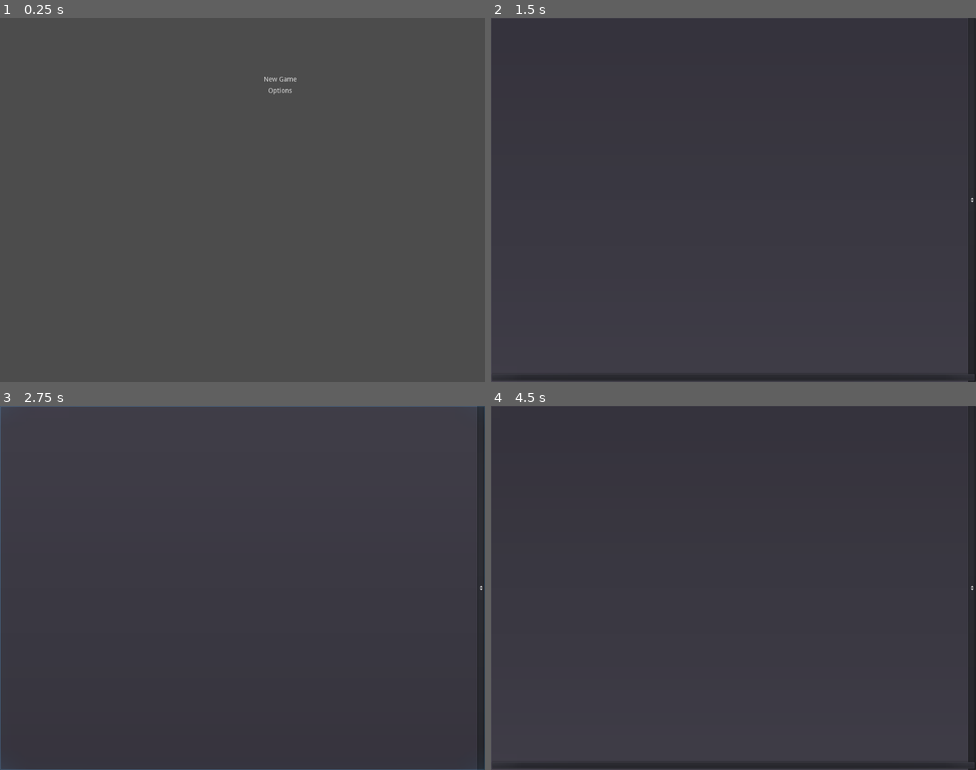
Above: before the commit, frames 1-4 (two rows, left to right).
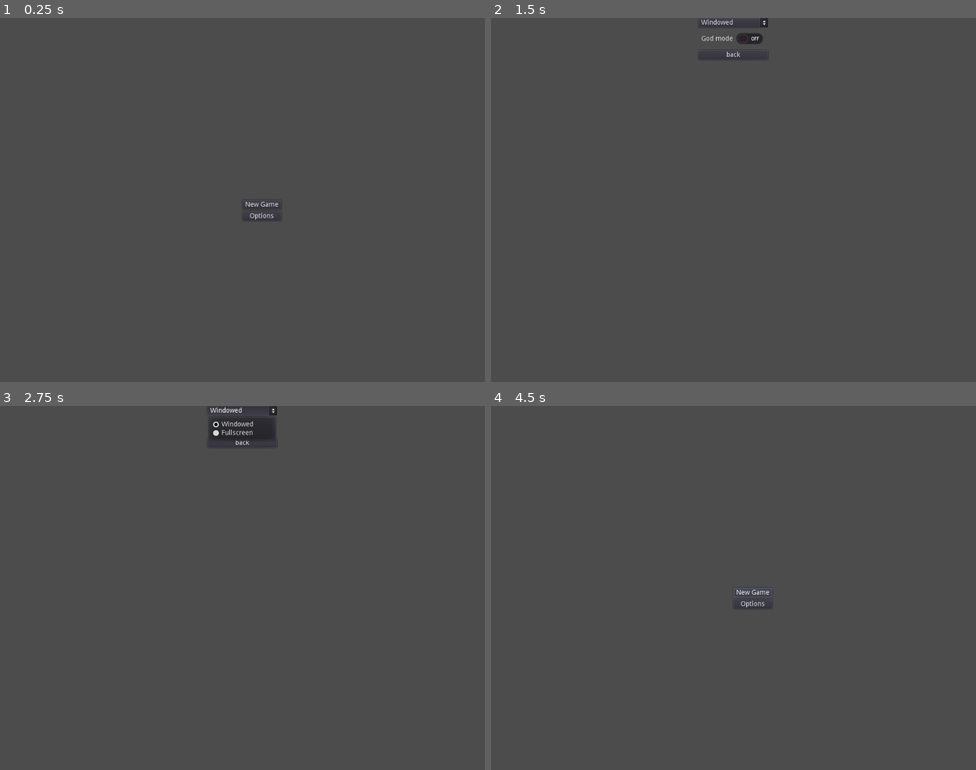
Above: after the commit, the same moments.

Repository: Intey/guerilla
Game: Godot game, scene res://UIScreens/MainMenu.tscn
The game is run twice, just before and just after one commit, with the same random seed, the same clock (stepped at 60 frames per second) and the same inputs.
Inputs (mouse positions are in pixels of both pictures, inside the frame that each line leads up to):
- Up to frame 1 (0.25 s): no input
- Up to frame 2 (1.5 s): click "Options" at 0.5 s; click (733, 200) at 1.27 s
- Up to frame 3 (2.75 s): click (242, 409) at 2 s, where only the run after the commit has a clickable "Windowed"
- Up to frame 4 (4.5 s): click (733, 427) at 2.75 s, where only the run after the commit has a clickable "God mode"; click (733, 442) at 3.5 s, where only the run after the commit has a clickable "back"; click (752, 591) at 4.25 s, where only the run after the commit has a clickable "New Game"

The runs differ from the first frame. In frame 1, 0.2% of the frame differs, in the area x 50-62%, y 16-56%; in frame 2, 15%; in frame 3, 2.6%; in frame 4, 16%, in the area x 0-100%, y 0-100%.

Commit message:
[up]: godmode option

Diff:
--- a/AmmoHUD.tscn
+++ b/AmmoHUD.tscn
@@ -27,8 +27,8 @@
 script = ExtResource( 1 )
 
 [node name="ProgressBar" type="ProgressBar" parent="."]
-anchor_right = 1.0
-anchor_bottom = 1.0
+margin_right = 160.0
+margin_bottom = 16.0
 rect_clip_content = true
 size_flags_horizontal = 3
 size_flags_vertical = 3
--- a/Campfire.gd
+++ b/Campfire.gd
@@ -16,8 +16,8 @@
 
 
 func _on_CraftArea_body_entered(body):
-    body.Blackboard.set('campfire')
+    body.Blackboard.check('campfire')
 
 
 func _on_CraftArea_body_exited(body):
-    body.Blackboard.unset('campfire')
+    body.Blackboard.erase('campfire')
--- a/Player.gd
+++ b/Player.gd
@@ -1,5 +1,6 @@
 extends KinematicBody2D
 class_name Player
+var settings_filepath = "res://settings.json"
 
 const BULLET = preload('res://Bullet.tscn')
 
@@ -28,9 +29,20 @@
 var collectable_area = null
 var build_plan = null
 
+var godmode = false
+
 func _ready():
+    var settings_file = File.new()
+    settings_file.open(settings_filepath, File.READ)
+    var line = settings_file.get_line()
+    var settings = parse_json(line)
+    godmode = settings.get('godmode', false)
+
     # TODO: Hide mouse when aiming, and enable on gui opened
     # Input.set_mouse_mode(Input.MOUSE_MODE_HIDDEN)
+
+
+
     unit = Unit.new(1000, funcref(self, "queue_free"))
     weapon_clip.upload(10)
 
@@ -186,6 +198,8 @@
             result.collider.hit(20)
 
 func hit(dmg):
+    if godmode:
+        return
     self.unit.take_damage(dmg)
     if not self.unit.alive:
         get_tree().change_scene("res://UIScreens/MainMenu.tscn")
--- a/UIScreens/MainMenu.tscn
+++ b/UIScreens/MainMenu.tscn
@@ -3,31 +3,28 @@
 [ext_resource path="res://UIScreens/scripts/MainMenu.gd" type="Script" id=1]
 
 [node name="MainMenu" type="MarginContainer"]
-anchor_right = 1.0
-anchor_bottom = 1.0
-margin_left = 80.0
-margin_top = 120.0
-margin_right = 80.0
-margin_bottom = 120.0
+anchor_left = 0.5
+anchor_top = 0.5
+anchor_right = 0.5
+anchor_bottom = 0.5
 script = ExtResource( 1 )
 
 [node name="VBoxContainer" type="VBoxContainer" parent="."]
-margin_right = 1024.0
-margin_bottom = 768.0
+margin_right = 82.0
+margin_bottom = 44.0
+alignment = 1
 
 [node name="Start" type="Button" parent="VBoxContainer"]
-margin_right = 1024.0
+margin_right = 82.0
 margin_bottom = 20.0
 text = "New Game"
-flat = true
 
 [node name="Options" type="Button" parent="VBoxContainer"]
 margin_top = 24.0
-margin_right = 1024.0
+margin_right = 82.0
 margin_bottom = 44.0
 text = "Options"
-flat = true
 
+[connection signal="pressed" from="VBoxContainer/Start" to="." method="start_game"]
 [connection signal="pressed" from="VBoxContainer/Start" to="." method="_on_Start_pressed"]
-[connection signal="pressed" from="VBoxContainer/Start" to="." method="start_game"]
 [connection signal="pressed" from="VBoxContainer/Options" to="." method="options"]
--- a/UIScreens/Options.tscn
+++ b/UIScreens/Options.tscn
@@ -1,9 +1,43 @@
-[gd_scene format=2]
+[gd_scene load_steps=2 format=2]
+
+[ext_resource path="res://UIScreens/scripts/Options.gd" type="Script" id=1]
 
 [node name="Options" type="MarginContainer"]
-anchor_right = 1.0
-anchor_bottom = 1.0
+anchor_left = 0.5
+anchor_top = 0.5
+anchor_right = 0.5
+anchor_bottom = 0.5
+margin_left = -512.0
+margin_top = -384.0
+margin_right = 512.0
+margin_bottom = 384.0
+script = ExtResource( 1 )
 
-[node name="OptionButton" type="OptionButton" parent="."]
-margin_right = 1024.0
+[node name="Opts" type="VBoxContainer" parent="."]
+margin_left = 438.0
+margin_right = 585.0
 margin_bottom = 768.0
+size_flags_horizontal = 4
+size_flags_vertical = 3
+
+[node name="WindowMode" type="OptionButton" parent="Opts"]
+margin_right = 147.0
+margin_bottom = 20.0
+text = "Windowed"
+items = [ "Windowed", null, false, -1, null, "Fullscreen", null, false, -1, null ]
+selected = 0
+
+[node name="GodMode" type="CheckButton" parent="Opts"]
+margin_top = 24.0
+margin_right = 147.0
+margin_bottom = 64.0
+text = "God mode"
+
+[node name="Back" type="Button" parent="Opts"]
+margin_top = 68.0
+margin_right = 147.0
+margin_bottom = 88.0
+text = "back"
+
+[connection signal="toggled" from="Opts/GodMode" to="." method="_on_CheckButton_toggled"]
+[connection signal="pressed" from="Opts/Back" to="." method="back"]
--- /dev/null
+++ b/UIScreens/scripts/Options.gd
@@ -0,0 +1,18 @@
+extends MarginContainer
+var filepath = "res://settings.json"
+var settings = {}
+
+func _ready():
+    settings['godmode'] = false
+    $Opts/GodMode.pressed = settings['godmode']
+
+func back():
+    var file = File.new()
+    file.open(filepath, File.WRITE)
+    file.store_line(to_json(settings))
+    file.close()
+    get_tree().change_scene("res://UIScreens/MainMenu.tscn")
+
+
+func _on_CheckButton_toggled(button_pressed):
+    settings['godmode'] = button_pressed
--- a/UIScreens/scripts/ResolutionTree.gd
+++ /dev/null
@@ -1,6 +0,0 @@
-extends Tree
-func _init():
-    var item = self.create_item()
-    item.set_text(0, "Windowed")
-    item = self.create_item()
-    item.set_text(0, "Fullscreen")
--- a/Utility/utils.gd
+++ b/Utility/utils.gd
@@ -10,3 +10,11 @@
     if debug_print_timeout > 1:
         debug_print_timeout = 0
         print_debug(args)
+
+
+static func read_json(path):
+    var file = File.new()
+    file.open(path, file.READ)
+    var result = JSON.parse(file.get_as_text()).result
+    file.close()
+    return result
--- a/crafts.gd
+++ b/crafts.gd
@@ -6,18 +6,9 @@
     ITEM=1
 }
 
-
-static func read_json(path):
-    var file = File.new()
-    file.open(path, file.READ)
-    var result = JSON.parse(file.get_as_text()).result
-    file.close()
-    return result
-
-
 static func get_crafts():
-    return read_json('res://assets/crafts.json')
+    return utils.read_json('res://assets/crafts.json')
 
 
 static func get_types():
-   return read_json('res://assets/types_map.json')
+   return utils.read_json('res://assets/types_map.json')
--- /dev/null
+++ b/settings.json
@@ -0,0 +1 @@
+{"godmode":true}
